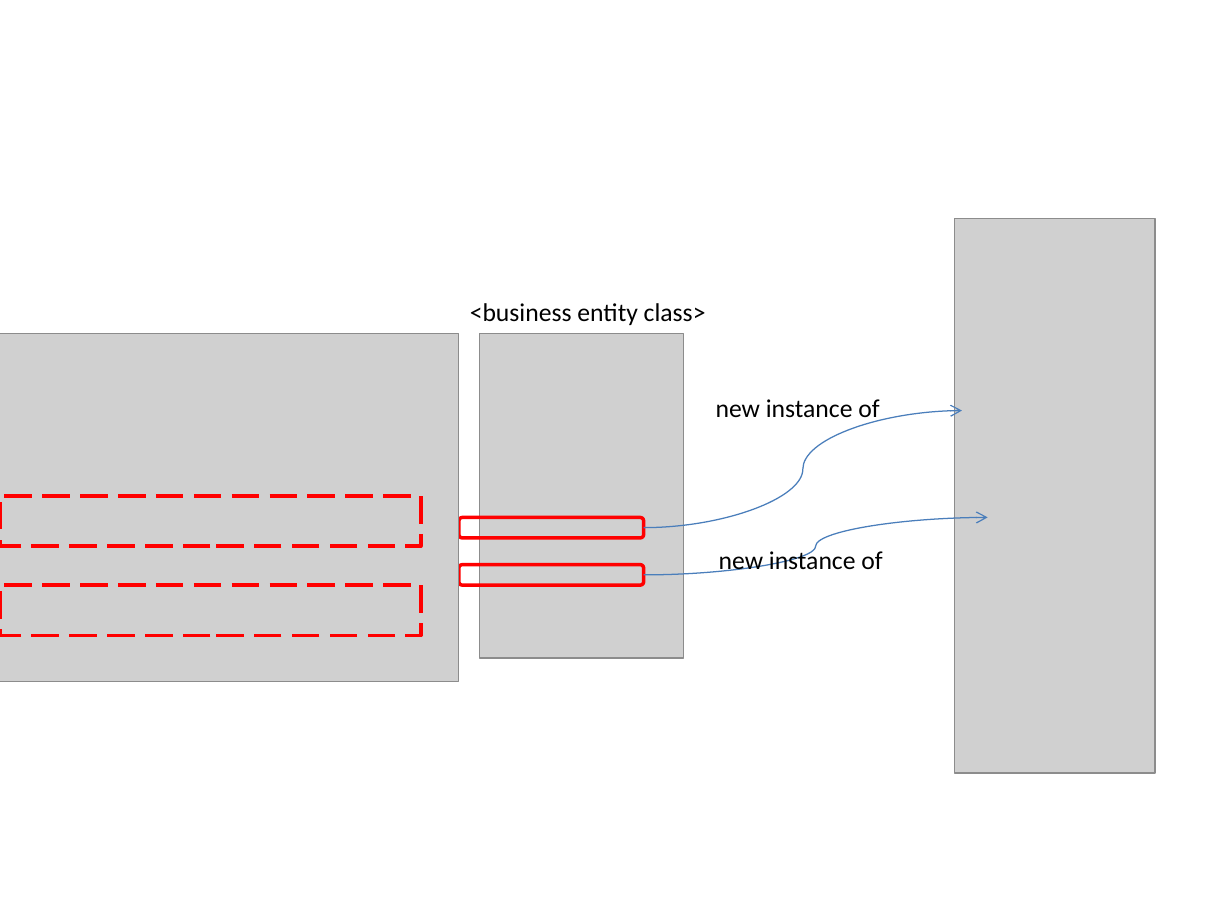
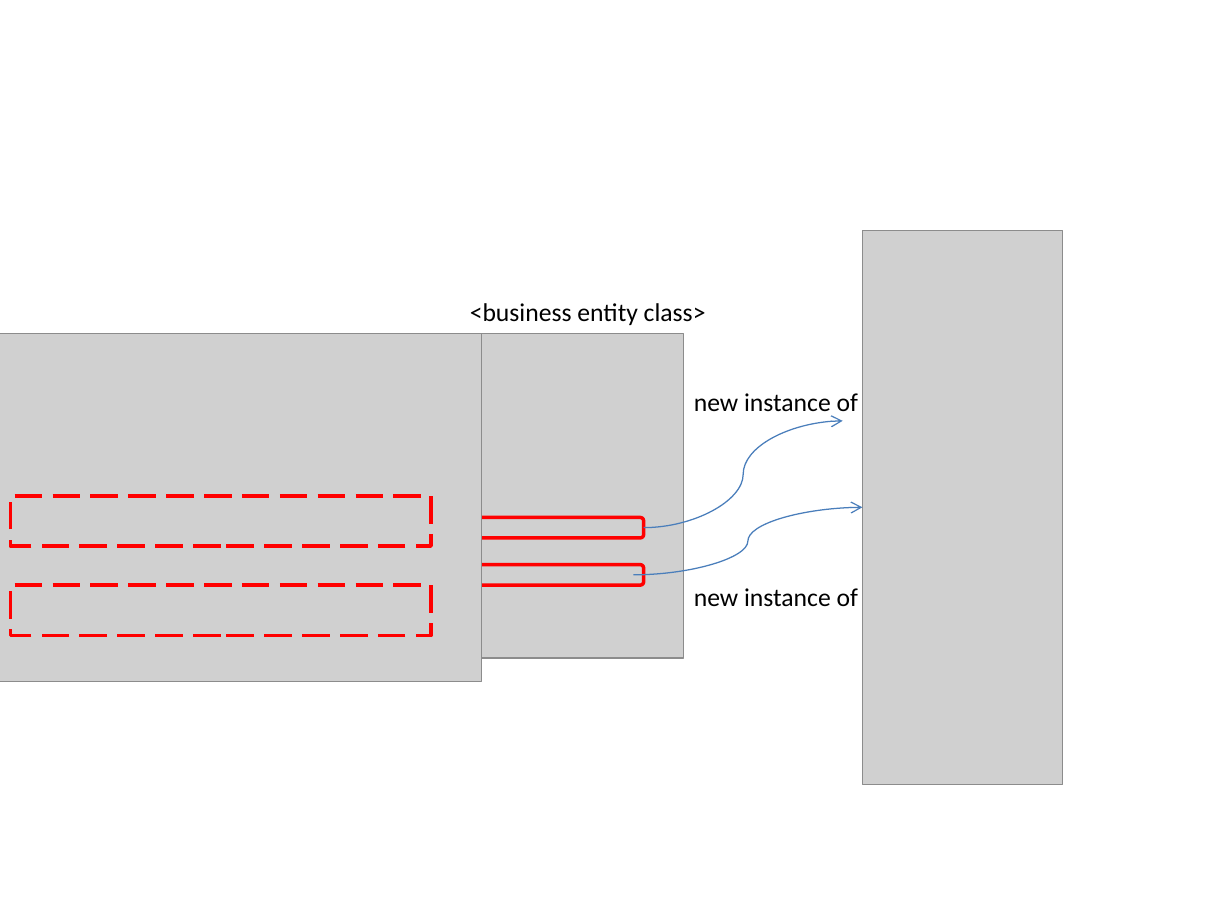
Before and after one commit to khanhduy94/jobzoom, a slide deck: slide 19 of Documents/Thesis Report Picture.pptx. Drawn at 1232x924 pixels with LibreOffice and Linux fonts; fonts in the diff are those of the drawing; grey boxes stand for pictures. Boxes give left, top, right and bottom in pixels: in the first picture for what was removed or moved away, otherwise in the second. Text is boxed around its words. In the diff, an @@ line names an element or a change of style, - is before the commit and + after.

```diff
--- a/Documents/Thesis Report Picture.pptx
+++ b/Documents/Thesis Report Picture.pptx
@@ picture moved from (x1=955, y1=218, x2=1154, y2=772) to (x1=862, y1=230, x2=1062, y2=785) @@
@@ picture resized from (x1=0, y1=334, x2=460, y2=681) to (x1=0, y1=334, x2=482, y2=681) @@
@@ text "new instance of" rewrapped from (x1=716, y1=399, x2=879, y2=423) to (x1=694, y1=393, x2=858, y2=411) @@
@@ curved arrow moved from (644, 527) - (962, 410) to (644, 527) - (843, 421) @@
@@ rectangle moved from (x1=0, y1=495, x2=421, y2=546) to (x1=10, y1=495, x2=431, y2=546) @@
@@ curved arrow moved from (644, 575) - (988, 517) to (633, 575) - (862, 508) @@
@@ rectangle moved from (x1=0, y1=585, x2=421, y2=636) to (x1=10, y1=585, x2=431, y2=636) @@
@@ text "new instance of" rewrapped from (x1=719, y1=548, x2=882, y2=572) to (x1=694, y1=588, x2=858, y2=606) @@
```
Also in this commit, not shown: 1 slide added, 2 other files.
